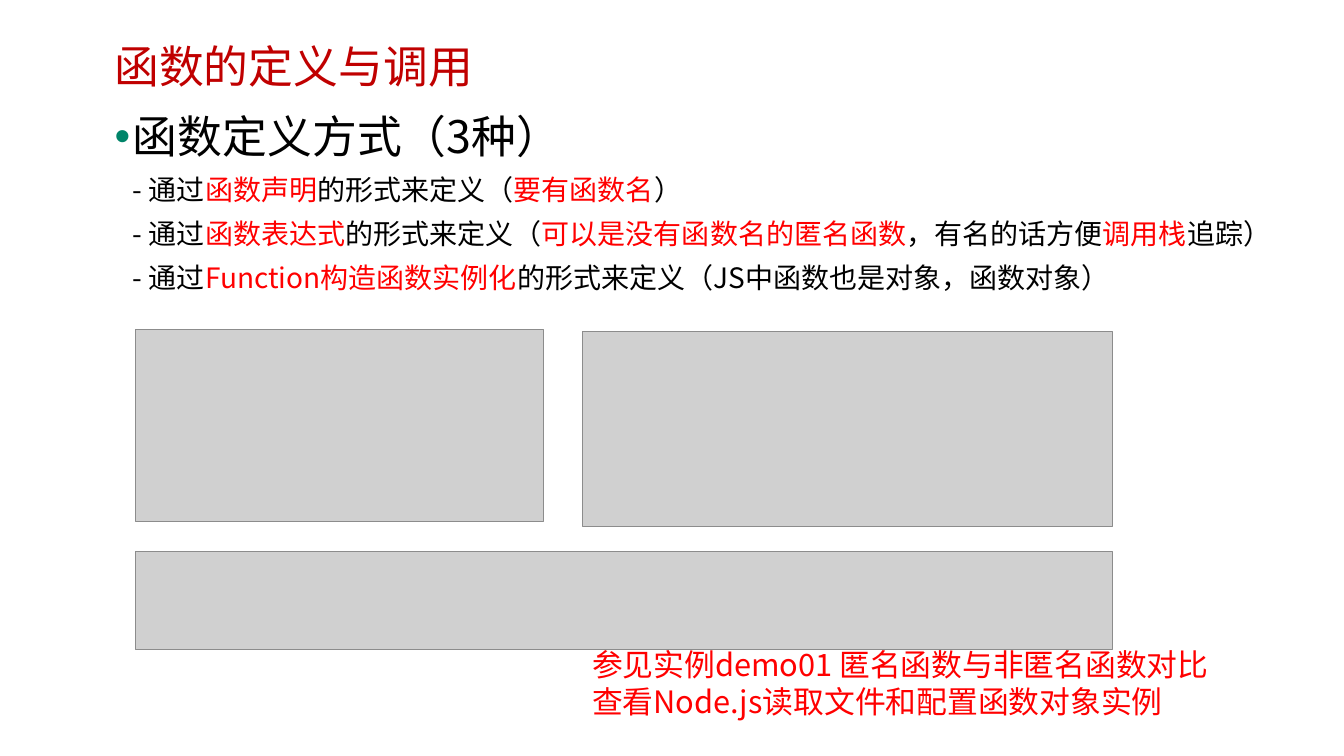
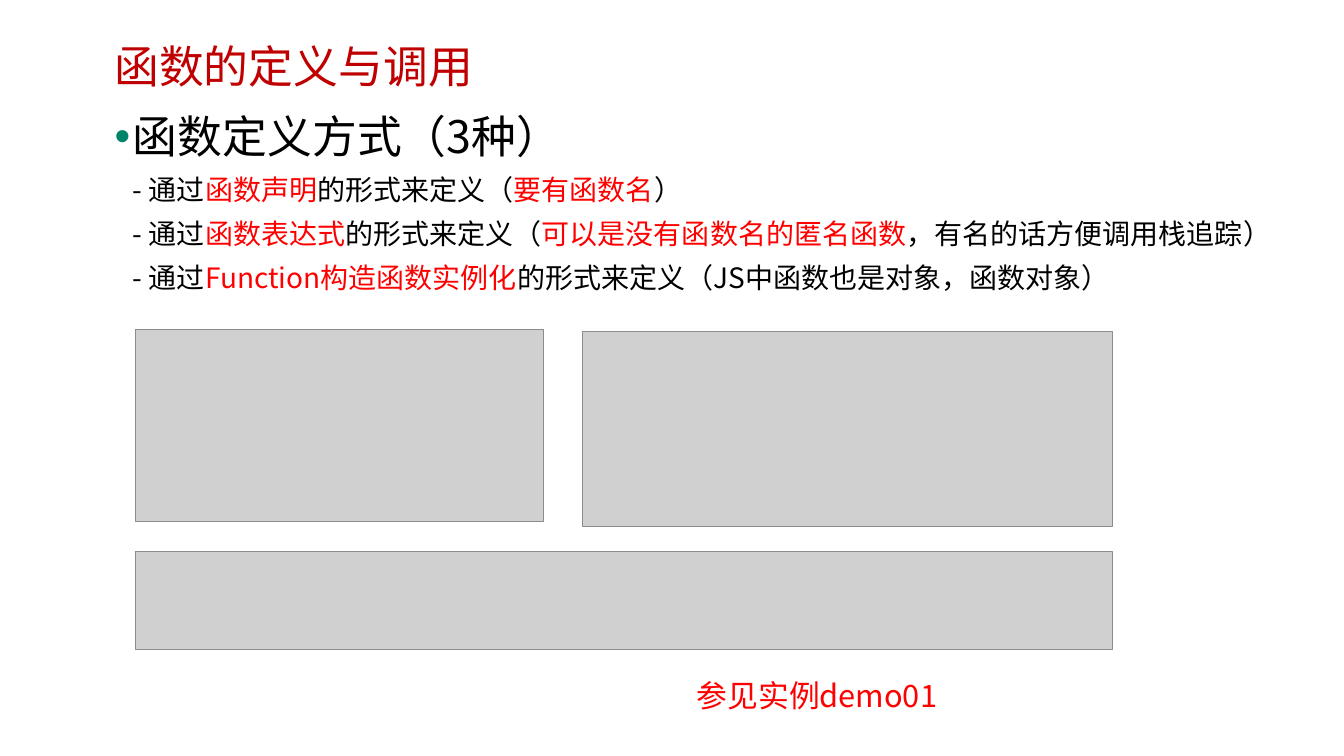
Before and after one commit to edu2act/course-javascript-advanced, a slide deck: slide 3 of 课程PPT/07.JS函数及函数参数.pptx. Drawn at 1344x756 pixels with LibreOffice and Linux fonts; fonts in the diff are those of the drawing; grey boxes stand for pictures; background and template pictures are left out. Boxes give left, top, right and bottom in pixels: in the first picture for what was removed or moved away, otherwise in the second. Text is boxed around its words. In the diff, an @@ line names an element or a change of style, - is before the commit and + after.

```diff
--- a/课程PPT/07.JS函数及函数参数.pptx
+++ b/课程PPT/07.JS函数及函数参数.pptx
@@ text "函数定义方式（3种） - 通过函数声明的形式来定义（要有函数名） - 通过函数表达式的形式来定义（可以是没有函数名的匿名 ..." at [133, 114, 1271, 291]: text colour #FF0000 to #000000 in "通过函数表达式的形式来定义（可以是没有函数名的匿名函数，有名的话方便调用栈追踪）" @@
@@ text at [697, 681, 937, 710]: text changed @@
-参见实例demo01 匿名函数与非匿名函数对比
-查看Node.js读取文件和配置函数对象实例
+参见实例demo01
```
Also in this commit, not shown: 1 slide added, 5 other files.
